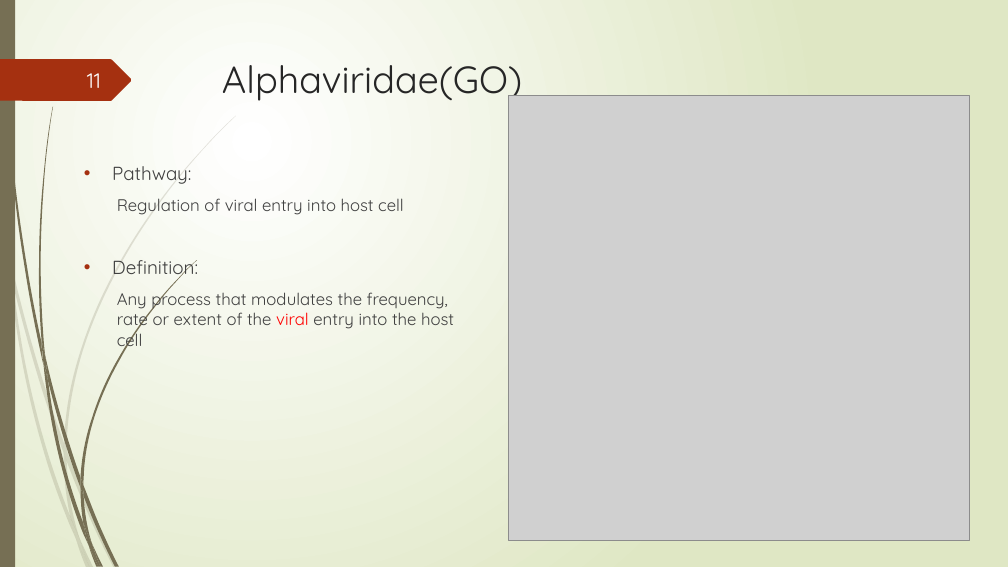
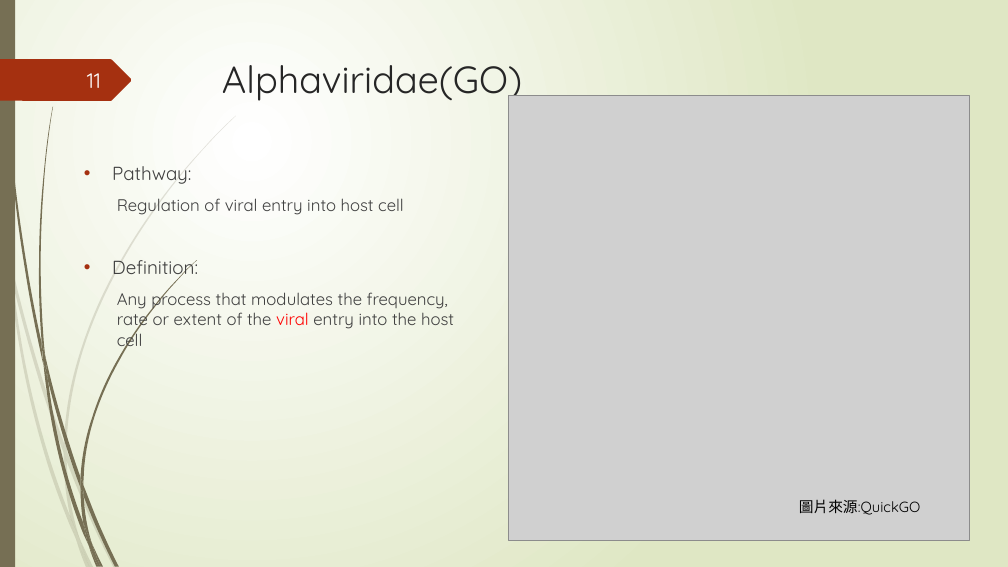
Before and after one commit to Lai-jun-yan/Academia-Sinica-internship-project, a slide deck: slide 11 of 暑期實習進度報告/presentation_final.pptx. Drawn at 1008x567 pixels with LibreOffice and Linux fonts; fonts in the diff are those of the drawing; grey boxes stand for pictures. Boxes give left, top, right and bottom in pixels: in the first picture for what was removed or moved away, otherwise in the second. Text is boxed around its words. In the diff, an @@ line names an element or a change of style, - is before the commit and + after.

Commit message:
新增圖片來源

```diff
--- a/暑期實習進度報告/presentation_final.pptx
+++ b/暑期實習進度報告/presentation_final.pptx
@@ text added at [799,499,920,515], 14 pt, text #000000 @@
+圖片來源:QuickGO
```
Also in this commit, not shown: 5 other slides changed.
